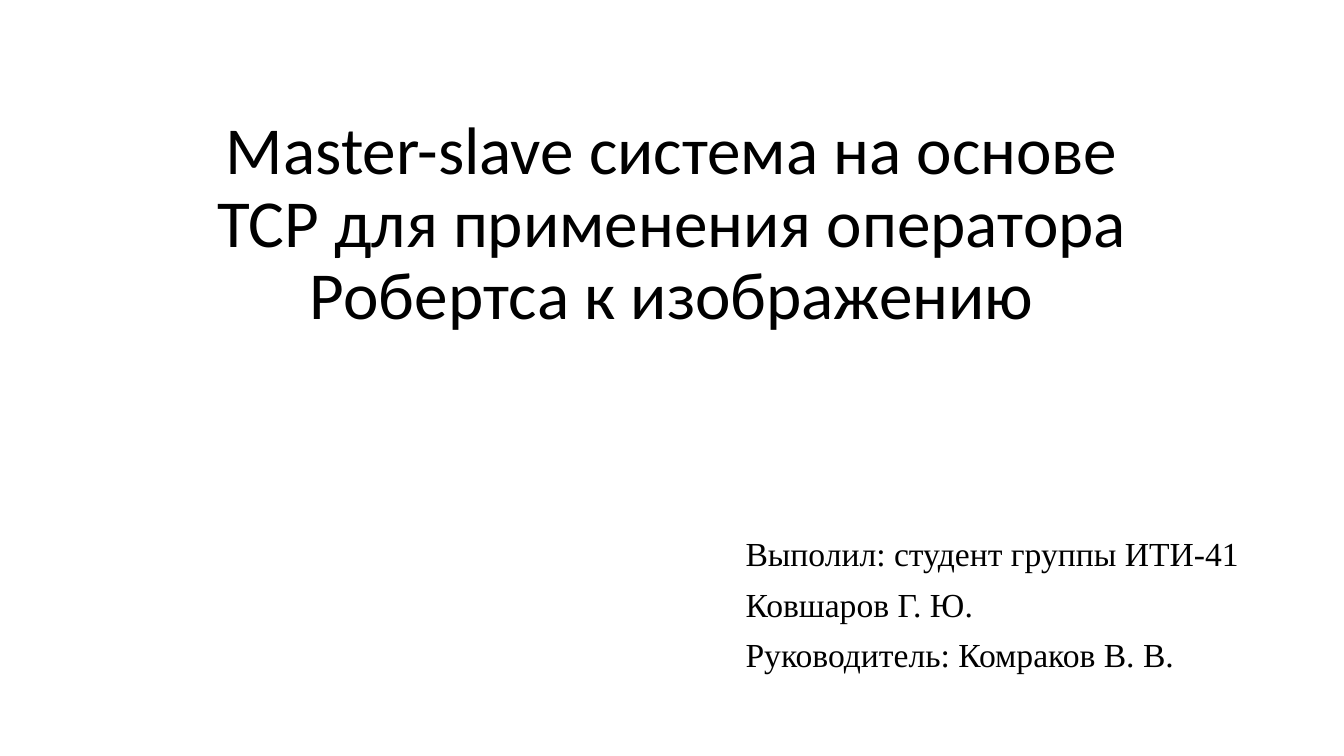
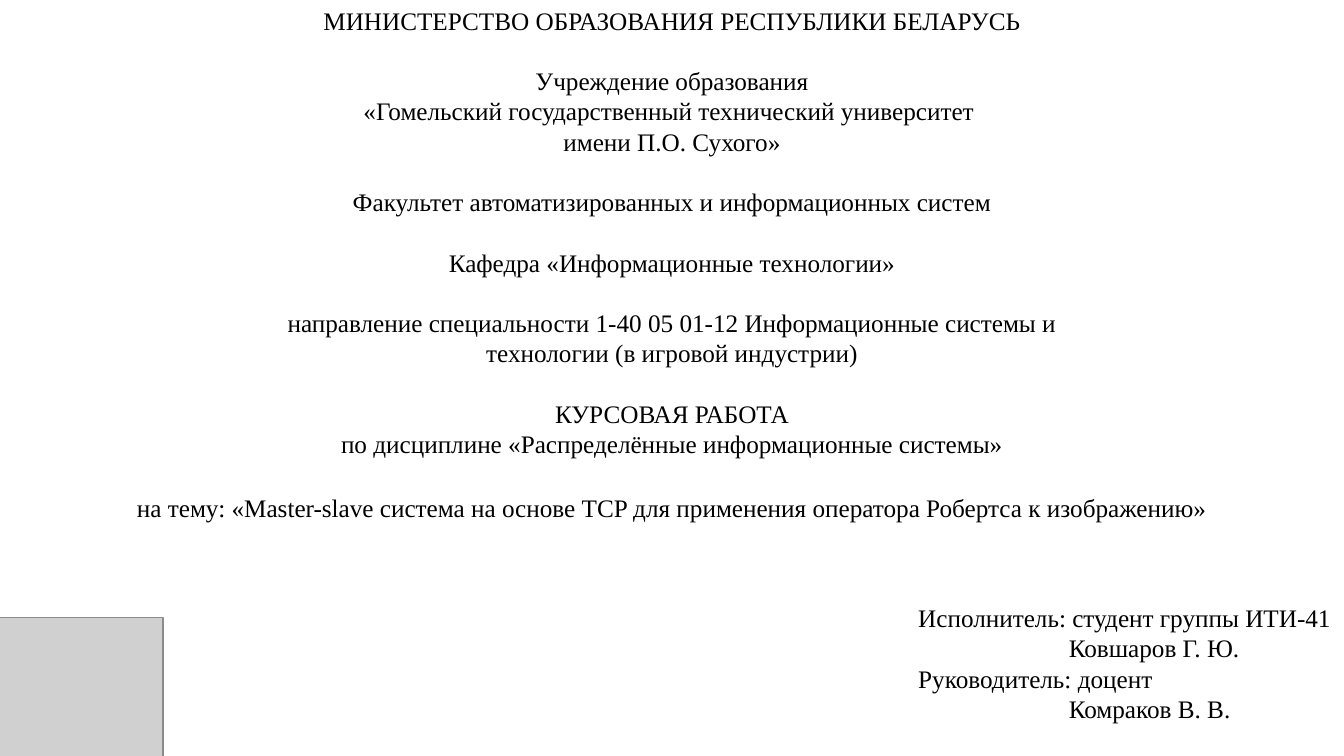
Before and after one commit to Gamshik/RIS_course, a slide deck: slide 1 of Презентация.pptx. Drawn at 1344x756 pixels with LibreOffice and Linux fonts; fonts in the diff are those of the drawing; grey boxes stand for pictures. Boxes give left, top, right and bottom in pixels: in the first picture for what was removed or moved away, otherwise in the second. Text is boxed around its words. In the diff, an @@ line names an element or a change of style, - is before the commit and + after.

```diff
--- a/Презентация.pptx
+++ b/Презентация.pptx
@@ text added at <box>137,13,1206,523</box>, 18 pt, text #000000 @@
+МИНИСТЕРСТВО ОБРАЗОВАНИЯ РЕСПУБЛИКИ БЕЛАРУСЬ
+Учреждение образования
+«Гомельский государственный технический университет
+имени П.О. Сухого»
+Факультет автоматизированных и информационных систем
+Кафедра «Информационные технологии»
+направление специальности 1-40 05 01-12 Информационные системы и
+технологии (в игровой индустрии)
+КУРСОВАЯ РАБОТА
+по дисциплине «Распределённые информационные системы»
+на тему: «Master-slave система на основе TCP для применения оператора Робертса к изображению»
@@ title removed at <box>217,127,1126,330</box> @@
-Master-slave система на основе TCP для применения оператора Робертса к изображению
@@ text "Исполнитель: студент группы ИТИ-41": place and size @@
-text "Исполнитель: студент группы ИТИ-41" at <box>746,543,1239,673</box>
+text "Исполнитель: студент группы ИТИ-41" at <box>918,610,1330,724</box>
@@ picture added at <box>0,618,163,756</box> @@
@@ text at <box>918,610,1330,633</box>: text changed; size 24 to 18 pt @@
-Выполил: студент группы ИТИ-41
+Исполнитель: студент группы ИТИ-41
@@ text at <box>1069,640,1239,663</box>: size 24 to 18 pt in "Ковшаров Г. Ю."; indent changed; line spacing 0.9 to 1; less space between paragraphs @@
@@ text at <box>918,671,1230,724</box>: text changed; size 24 to 18 pt @@
-Руководитель: Комраков В. В.
+Руководитель: доцент
+Комраков В. В.
```
Also in this commit, not shown: 10 other slides changed, 3 other files.
